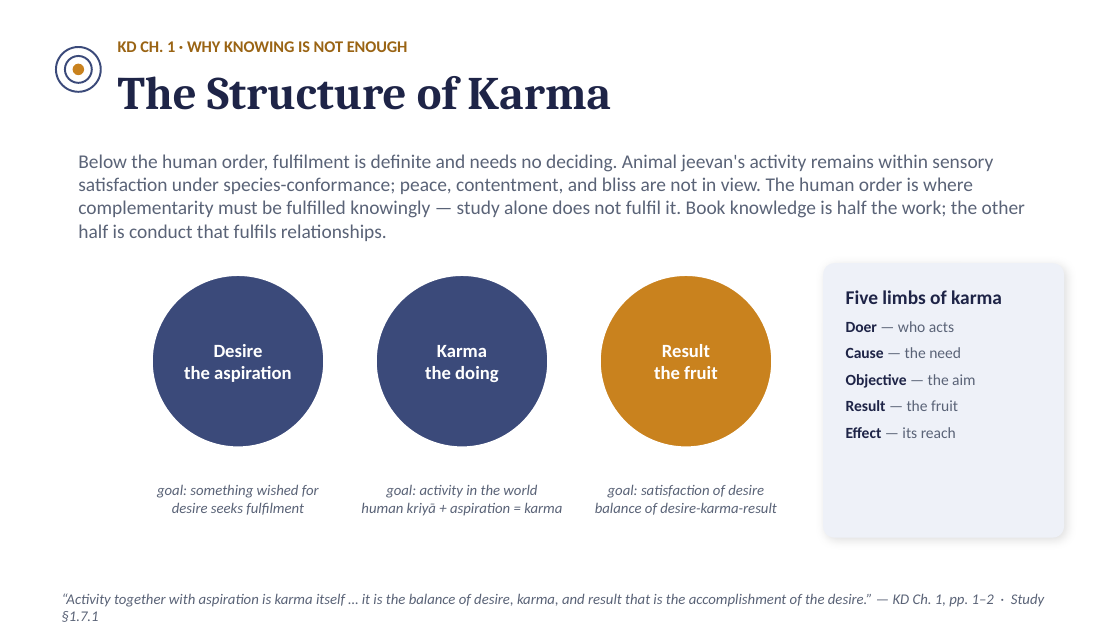
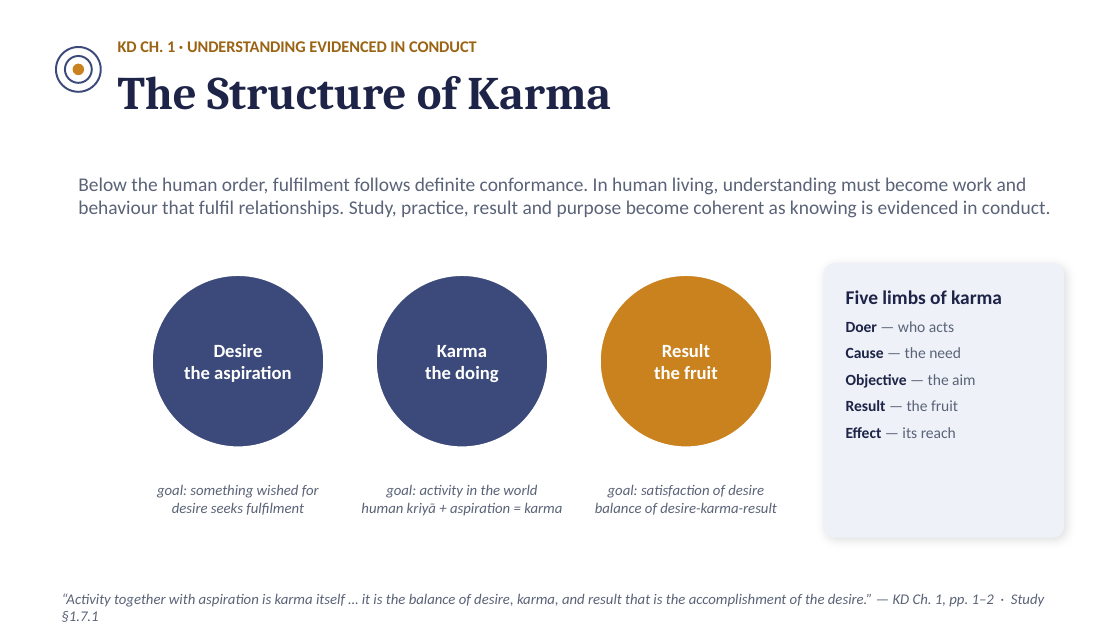
Before and after one commit to raghavamohan/AnalyticMadhyasthDarshan, a slide deck: slide 21 of Studies/The-Ontology-of-Coexistence/The-Ontology-of-Existence-Madhyasth-Darshan.pptx. Drawn at 1120x630 pixels with LibreOffice and Linux fonts; fonts in the diff are those of the drawing. Boxes give left, top, right and bottom in pixels: in the first picture for what was removed or moved away, otherwise in the second. Text is boxed around its words. In the diff, an @@ line names an element or a change of style, - is before the commit and + after.

```diff
--- a/Studies/The-Ontology-of-Coexistence/The-Ontology-of-Existence-Madhyasth-Darshan.pptx
+++ b/Studies/The-Ontology-of-Coexistence/The-Ontology-of-Existence-Madhyasth-Darshan.pptx
@@ text at (x1=118, y1=41, x2=477, y2=52): text changed @@
-KD CH. 1 · WHY KNOWING IS NOT ENOUGH
+KD CH. 1 · UNDERSTANDING EVIDENCED IN CONDUCT
@@ text at (x1=78, y1=177, x2=1050, y2=218): text changed @@
-Below the human order, fulfilment is definite and needs no deciding. Animal jeevan's activity remains within sensory satisfaction under species-conformance; peace, contentment, and bliss are not in view. The human order is where complementarity must be fulfilled knowingly — study alone does not fulfil it. Book knowledge is half the work; the other half is conduct that fulfils relationships.
+Below the human order, fulfilment follows definite conformance. In human living, understanding must become work and behaviour that fulfil relationships. Study, practice, result and purpose become coherent as knowing is evidenced in conduct.
```
Also in this commit, not shown: 13 other slides changed, 1 slide added, 9 other files.
